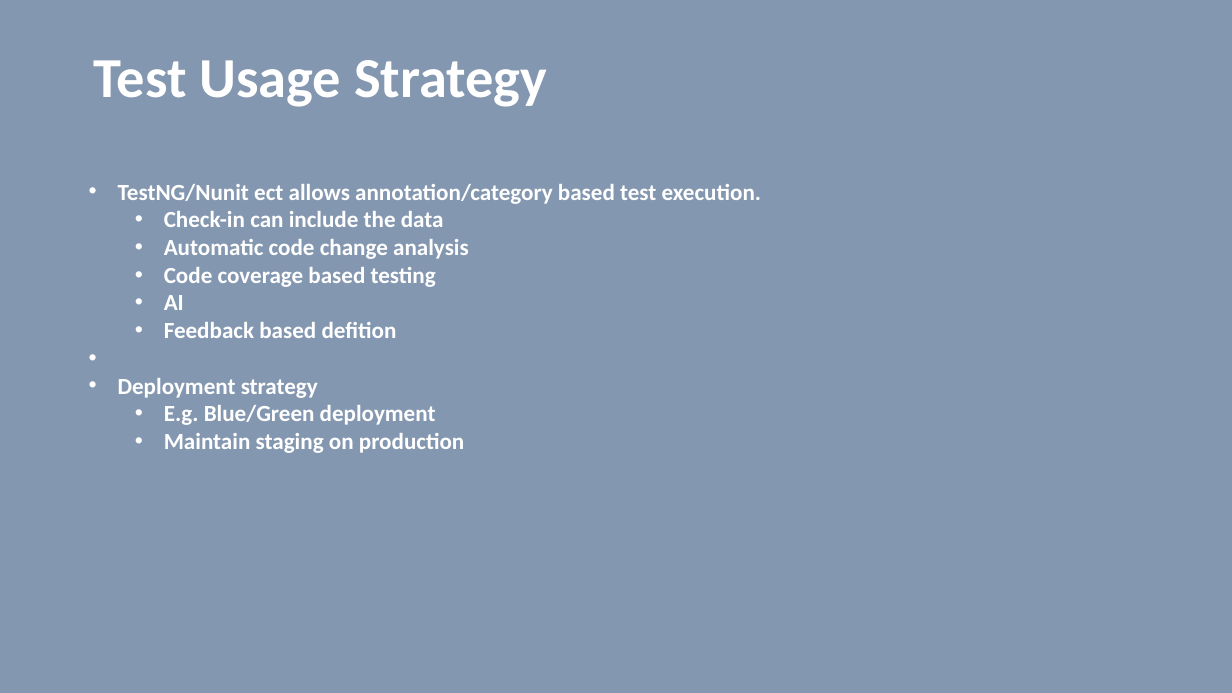
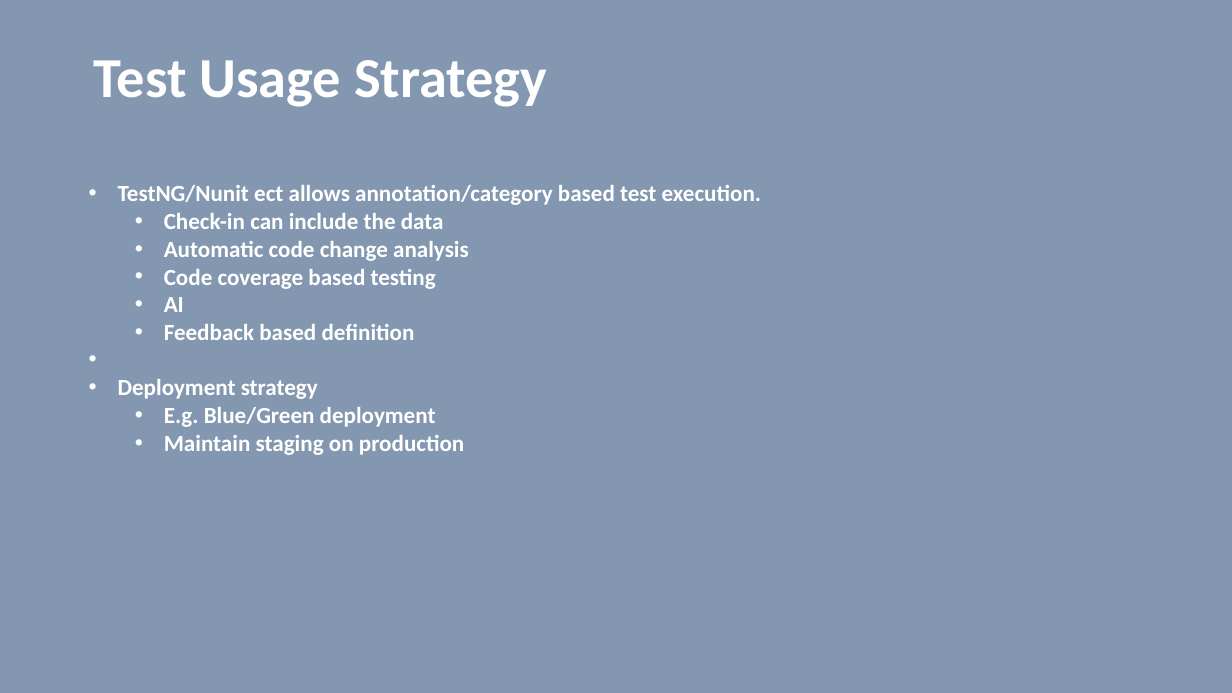
Before and after one commit to vilasvarghese/devops, a slide deck: slide 94 of jenkins/Jenkins.pptx. Drawn at 1232x693 pixels with LibreOffice and Linux fonts; fonts in the diff are those of the drawing. Boxes give left, top, right and bottom in pixels: in the first picture for what was removed or moved away, otherwise in the second. Text is boxed around its words. In the diff, an @@ line names an element or a change of style, - is before the commit and + after.

```diff
--- a/jenkins/Jenkins.pptx
+++ b/jenkins/Jenkins.pptx
@@ text at (164, 324, 415, 340): text changed @@
-  • Feedback based defition
+  • Feedback based definition
```
Also in this commit, not shown: 3 other slides changed, 1 slide removed, 7 other files.
